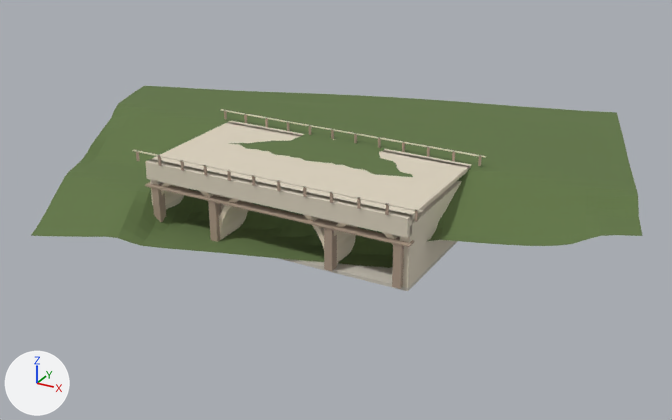
What one commit did to the glTF model models/furniture/cp_bethesda_terrace.glb.
One viewpoint serves both versions: a 50 mm lens placed at (38.0, -64.1, 34.2), pointed at (0.2, 4.7, -0.1). The lights are fixed; the arrows at lower left show +X, +Y and +Z. The picture after the commit comes second. Vertices at exactly the same position are counted once.

Objects in the first picture: 'BethesdaTerrace'.
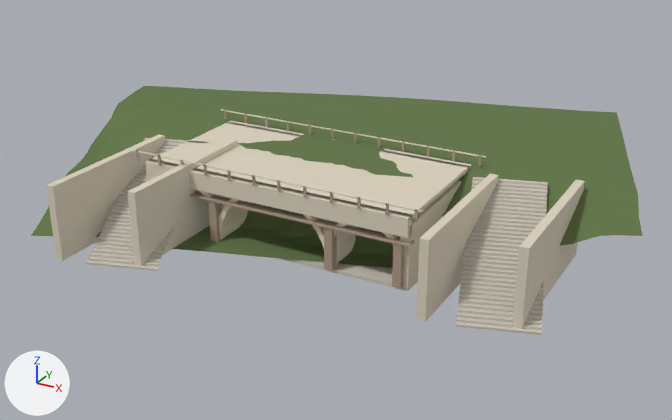
Commit message: Add grand staircases to Bethesda Terrace model

Patch to the scene script:
```diff
--- a/models/furniture/cp_bethesda_terrace.glb.py
+++ b/models/furniture/cp_bethesda_terrace.glb.py
@@ me_terrace_surface @@
 # used by ob_bethesdaterrace; location = (0.0, 0.0, 0.0)
-me_terrace_surface.from_pydata(...)  # 2428 vertices, 4404 faces; spans x -28.1..27.7, y -13.2..27.7, z -0.3..6.9
+me_terrace_surface.from_pydata(...)  # 2744 vertices, 4732 faces; spans x -28.1..27.7, y -15.3..27.7, z -0.3..6.9
+# me_terrace_surface part 1: a new loose piece, a box spanning x 14.88..15.58, y -10.03..3.97, z 0.0..6.5, in mat_sandstone (pale yellow #ddd3bf)
+# me_terrace_surface part 2: a new loose piece, a box spanning x 21.36..22.06, y -7.97..6.03, z 0.0..6.5, in mat_sandstone (pale yellow #ddd3bf)
+# me_terrace_surface part 3: a new loose piece, a box spanning x -14.92..-14.22, y -15.3..-1.3, z 0.0..6.5, in mat_sandstone (pale yellow #ddd3bf)
+# me_terrace_surface part 4: a new loose piece, a box spanning x -8.44..-7.74, y -13.24..0.76, z 0.0..6.5, in mat_sandstone (pale yellow #ddd3bf)
+# me_terrace_surface part 5: a new loose piece of 142 vertices spanning x 13.5..23.5, y -9.6..5.6, z 0.0..6.0, in mat_stairstone (light grey #cbc5b8)
+# me_terrace_surface part 6: a new loose piece of 142 vertices spanning x -16.3..-6.4, y -14.9..0.3, z 0.0..6.0, in mat_stairstone (light grey #cbc5b8)
 me_terrace_surface.materials.append(mat_grasssurface)
```

What differs and where, as boxes [x1, y1, x2, y2] in the pictures (672 x 420 px):
'BethesdaTerrace', reshaped (21% taller): before [31, 86, 643, 291]; after [31, 86, 643, 335]
part 1 of me_terrace_surface, added (pale yellow): after [416, 173, 498, 322]
part 2 of me_terrace_surface, added (pale yellow): after [512, 180, 585, 329]
part 3 of me_terrace_surface, added: after [46, 134, 166, 261]
part 4 of me_terrace_surface, added (pale yellow): after [127, 139, 237, 266]
part 5 of me_terrace_surface, added: after [456, 177, 548, 335]
part 6 of me_terrace_surface, added: after [86, 138, 208, 271]
